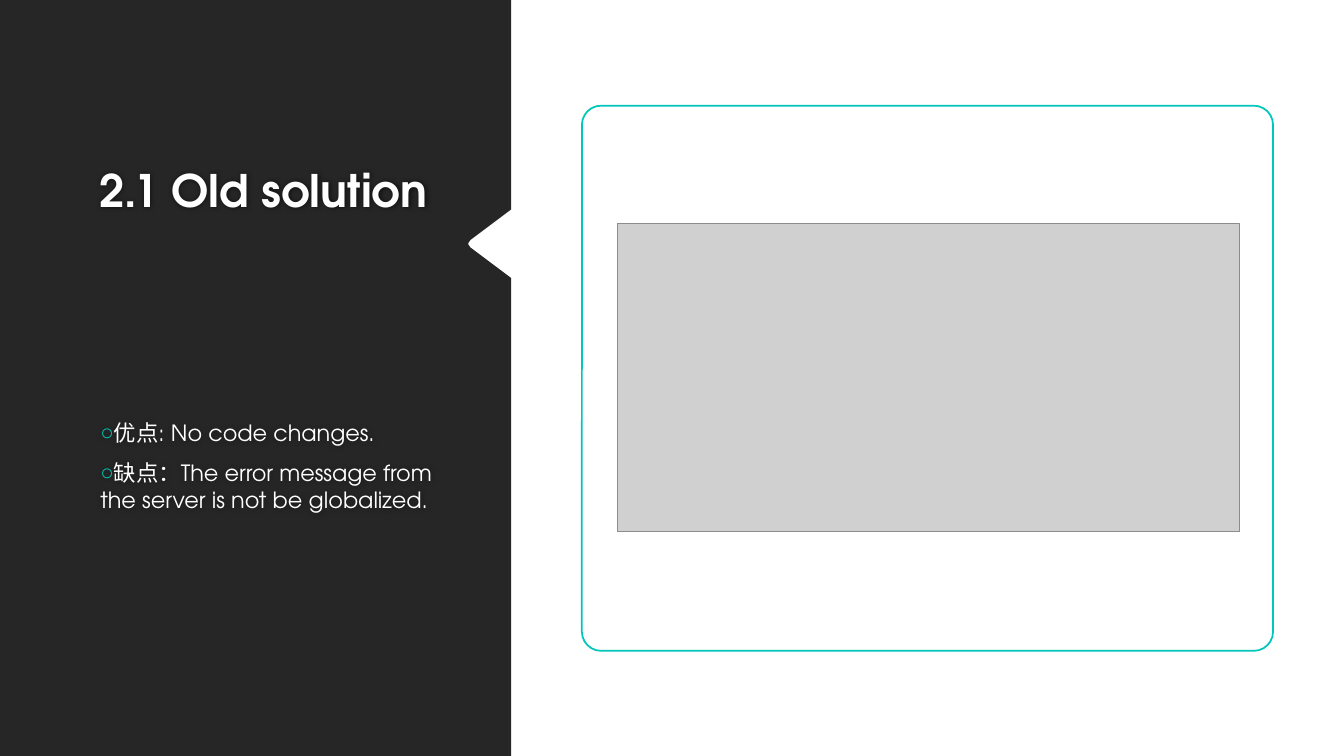
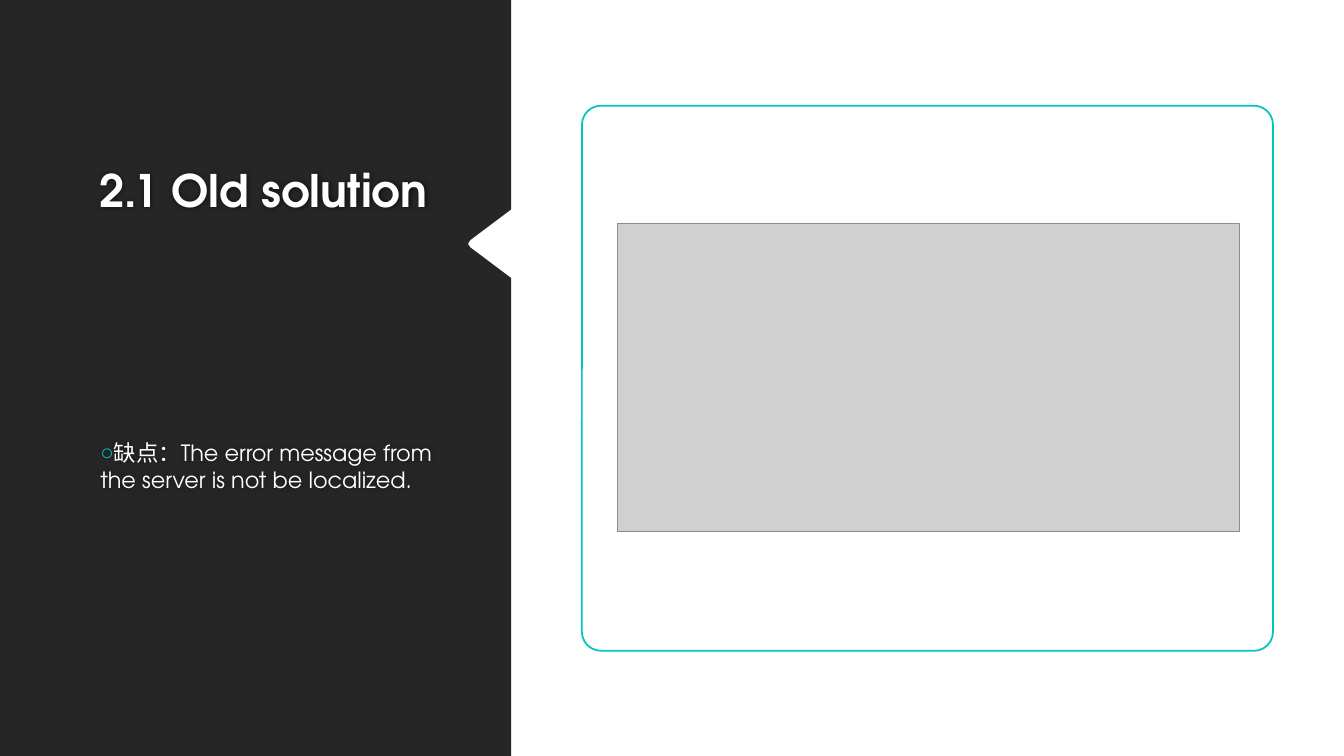
Before and after one commit to langxing6/server_i18n, a slide deck: slide 5 of server i18n.pptx. Drawn at 1344x756 pixels with LibreOffice and Linux fonts; fonts in the diff are those of the drawing; grey boxes stand for pictures; background and template pictures are left out. Boxes give left, top, right and bottom in pixels: in the first picture for what was removed or moved away, otherwise in the second. Text is boxed around its words. In the diff, an @@ line names an element or a change of style, - is before the commit and + after.

Commit message:
0803 update code and PPT.

```diff
--- a/server i18n.pptx
+++ b/server i18n.pptx
@@ text at (x1=100, y1=442, x2=432, y2=489): text changed @@
-○ 优点: No code changes.
-○ 缺点：The error message from the server is not be globalized.
+○ 缺点：The error message from the server is not be localized.
```
Also in this commit, not shown: 4 other slides changed, 6 slides added, 5 slides removed, 6 other files.
